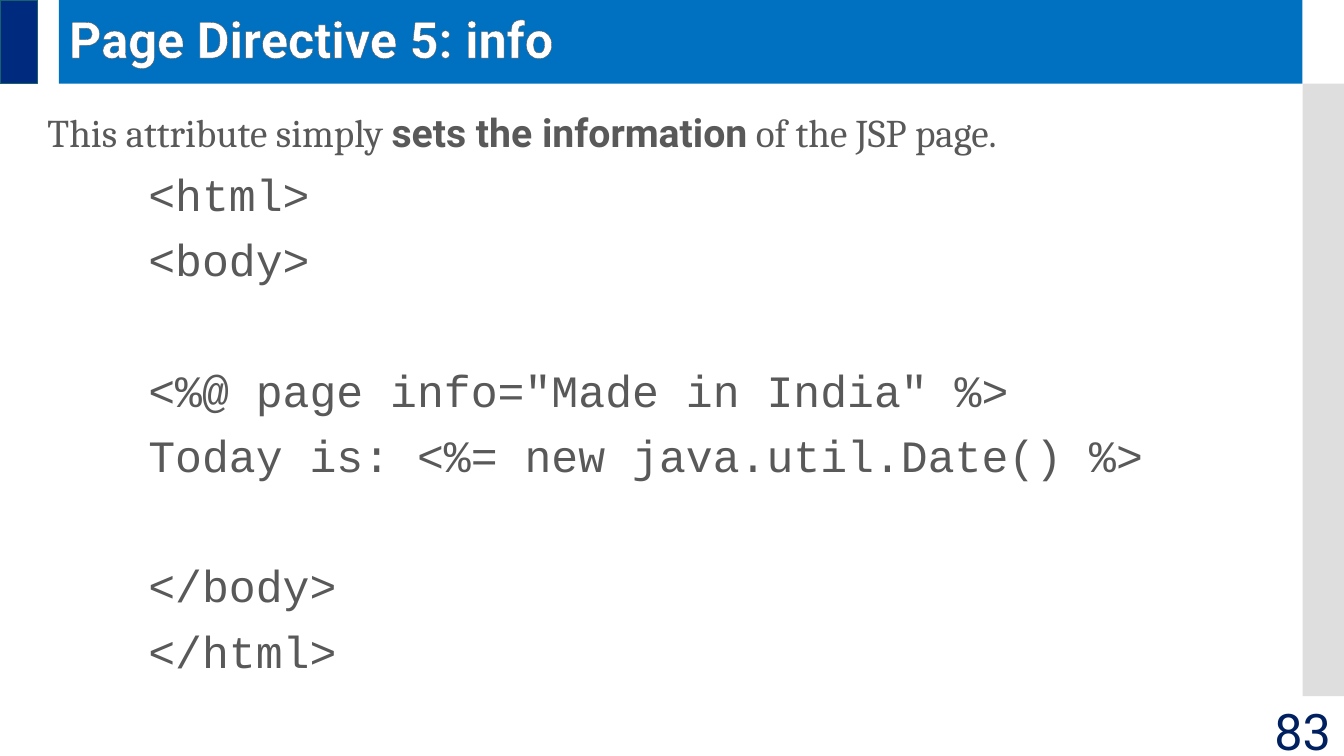
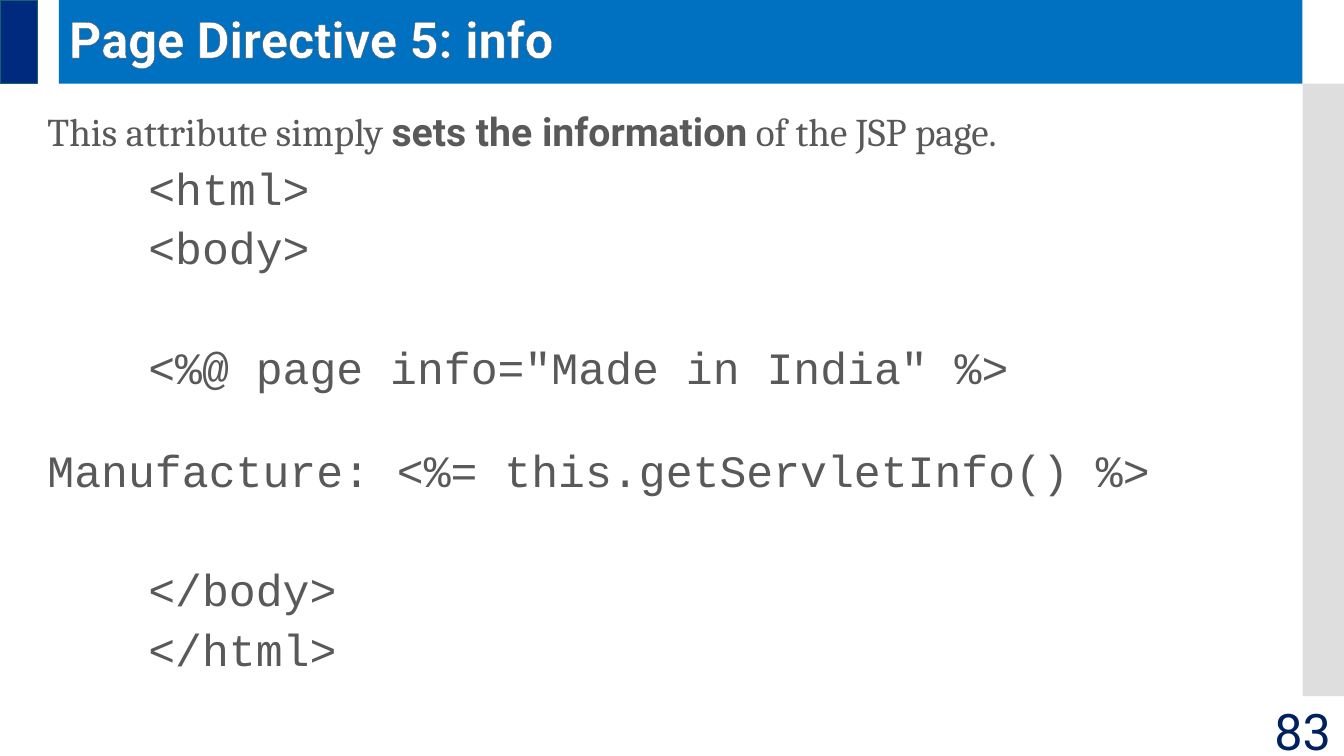
Before and after one commit to jrambasana/AJP2022-material, a slide deck: slide 83 of AJP Slides/AJP (01ce0502) - Unit 5 - JSP.pptx. Drawn at 1344x756 pixels with LibreOffice and Linux fonts; fonts in the diff are those of the drawing. Boxes give left, top, right and bottom in pixels: in the first picture for what was removed or moved away, otherwise in the second. Text is boxed around its words. In the diff, an @@ line names an element or a change of style, - is before the commit and + after.

```diff
--- a/AJP Slides/AJP (01ce0502) - Unit 5 - JSP.pptx
+++ b/AJP Slides/AJP (01ce0502) - Unit 5 - JSP.pptx
@@ text at <box>47,116,997,667</box>: line spacing 0.9 to 0.8 @@
@@ text at <box>47,455,1069,497</box>: text changed @@
-Today is: <%= new java.util.Date() %>
+Manufacture: <%= this.getServletInfo() %>
```
Also in this commit, not shown: 5 other slides changed.
